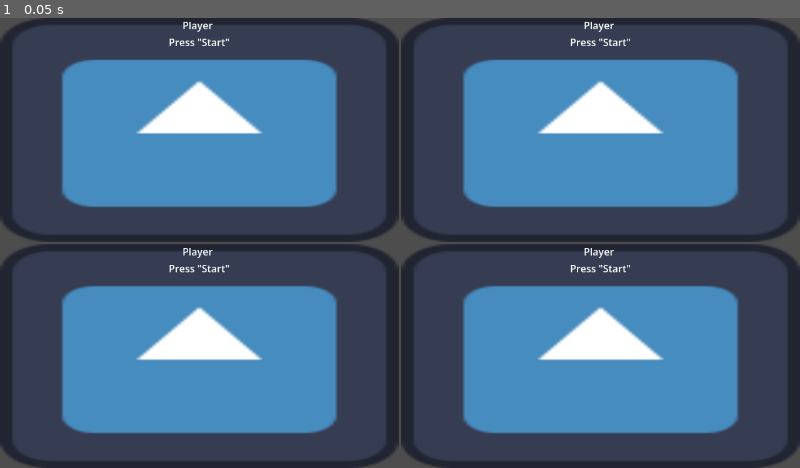
Above: before the commit, frame 1.
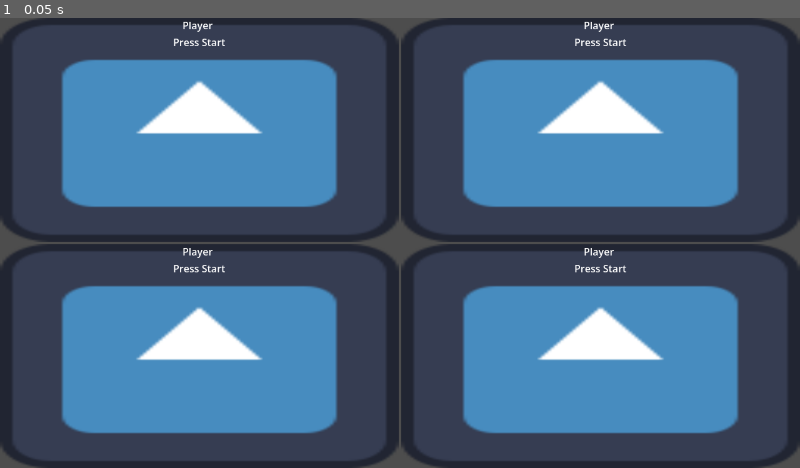
Above: after the commit, the same moment.

Repository: ozwi14/Wizard-Brawler
Game: Godot game, scene res://Levels/PlayerJoinMenu.tscn
Two runs of this game, one before a commit and one after it. Both use one fixed random seed, a clock stepped at 60 frames per second and the inputs below. The project has no main scene, so this scene is started directly. The engine's default icon, where the game draws it, is replaced by a stand-in: a white triangle on a blue panel in a dark square.
Inputs:
- Up to frame 1 (0.05 s): no input

The runs differ from the first frame. In frame 1, 0.2% of the frame differs, in the area x 21-79%, y 4-57%.
Error in both runs: Invalid access to property or key 'enabled' on a base object of type 'Control (PlayerSelectionBox)'. (res://Levels/player_join_menu.gd:33)

Commit message:
feat: add player ready and device ready checks

Diff:
--- a/Levels/UI/PlayerSelectionBox.tscn
+++ b/Levels/UI/PlayerSelectionBox.tscn
@@ -37,4 +37,4 @@
 [node name="Player Action Request" type="Label" parent="VBoxContainer" unique_id=485157179]
 layout_mode = 2
 size_flags_horizontal = 4
-text = "Press \"Start\""
+text = "Press Start"
--- a/Levels/UI/player_selection_box.gd
+++ b/Levels/UI/player_selection_box.gd
@@ -3,30 +3,37 @@
 var player_id : int
 var device_id : int
 
-var looking_for_player : bool = false
-var player_found : bool = false
+var looking_for_device : bool = false
+var waiting_for_player_ready : bool = false
 
 var player_is_ready: bool = false
 
+var ready_time_required : float = 3.0
+var ready_time_held : float = 0.0
+
 # Called every frame. 'delta' is the elapsed time since the previous frame.
-func _process(_delta: float) -> void:
+func _process(delta: float) -> void:
 	if player_is_ready:
 		return
 
-	if looking_for_player:
-		_check_for_player()
-		return
-
-	if player_found:
-		_check_for_ready()
+	if waiting_for_player_ready:
+		_check_for_ready(delta)
 		return
 
 func _input(event):
-	if event.is_action_pressed("ui_start"):
-		print("Start pressed by controller:", event.device)
+	if looking_for_device:
+		if event.is_action_pressed("ui_accept"):
+			print("Start pressed by controller:", event.device)
+			device_id = event.device
+			looking_for_device = false
+			waiting_for_player_ready = true
 
-func _check_for_player() -> void:
-	pass
+func _check_for_ready(delta: float) -> void:
+	if Input.is_joy_button_pressed(device_id, JOY_BUTTON_START):
+		ready_time_held += delta
 
-func _check_for_ready() -> void:
-	pass
+		if ready_time_held >= ready_time_required:
+			waiting_for_player_ready = false
+			player_is_ready = true
+	else:
+		ready_time_held = 0.0
